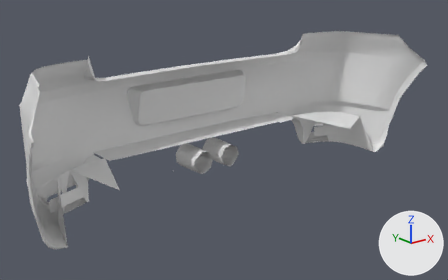
Two versions of the glTF model public/parts/wendtStrom_rearBumper_centerExhaust.glb, one commit apart.
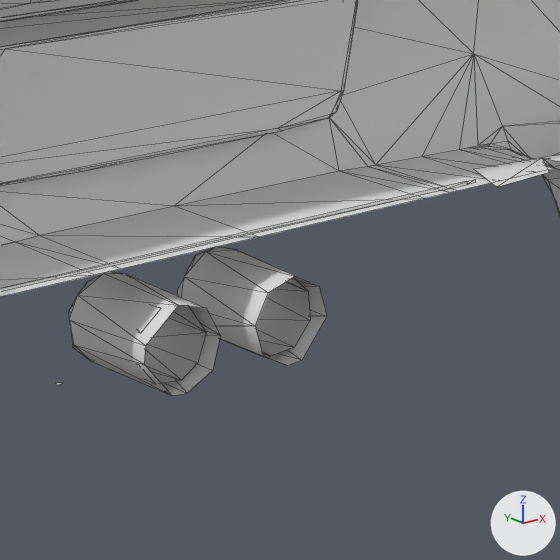
Each version appears first whole from a 50 mm camera at (-1.403, 0.041, 1.045) aimed at (-0.031, 1.755, 0.36), and next in a close-up on the part from 35% to 66% of the width and 28% to 76% of the height. The axes (+X, +Y, +Z) are drawn at lower right. The lights are the same throughout. The first two pictures are the older version. The close-ups show mesh edges as thin lines. Where no turn or scale is listed for an object, it has been applied to the vertices. Vertices at exactly the same position are counted once.

The first close-up shows 'rearBumper_centerExhaust'.
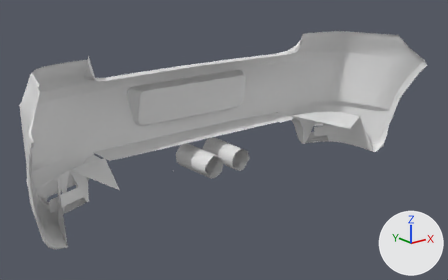
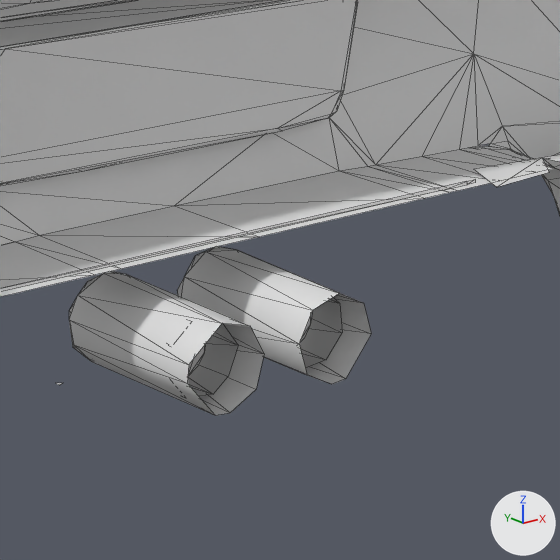
Commit message: Wendt Strom: muffler 8 cm deeper, center tips closed

Pixel boxes (x1, y1, x2, y2) of what changed, in the close-ups (560 x 560 px):
'rearBumper_centerExhaust', reshaped
    before: (0, 0, 560, 396)
    after: (0, 0, 560, 415)
part 1 of me_wendtstrom_rearbumper_centerexhaust, built on
    before: (69, 250, 327, 396)
    after: (69, 250, 371, 415)

The edits, one by one:
me_wendtstrom_rearbumper_centerexhaust is used by ob_rearbumper_centerexhaust; location (0.0001, 1.7645, 0.445).
me_wendtstrom_rearbumper_centerexhaust had 665 vertices, 1122 faces and spanned x -0.85..0.85, y -0.26..0.26, z -0.26..0.26.
me_wendtstrom_rearbumper_centerexhaust now has 697 vertices, 1150 faces and spans x -0.85..0.85, y -0.26..0.26, z -0.26..0.26.
Part 1, on me_wendtstrom_rearbumper_centerexhaust:
23 faces are deleted.
16 vertices in x -0.11..0.11, y 0.07, z -0.23..-0.14 move by (0.0, -0.06, 0.0).
7 vertices in x -0.09..0.05, y 0.09, z -0.23..-0.16 move by (0.0, -0.05, 0.0).
32 vertices are added at x -0.1..0.1, y 0.04..0.09, z -0.23..-0.15.
51 new faces join them, mat_black (white #e7e7e7).
